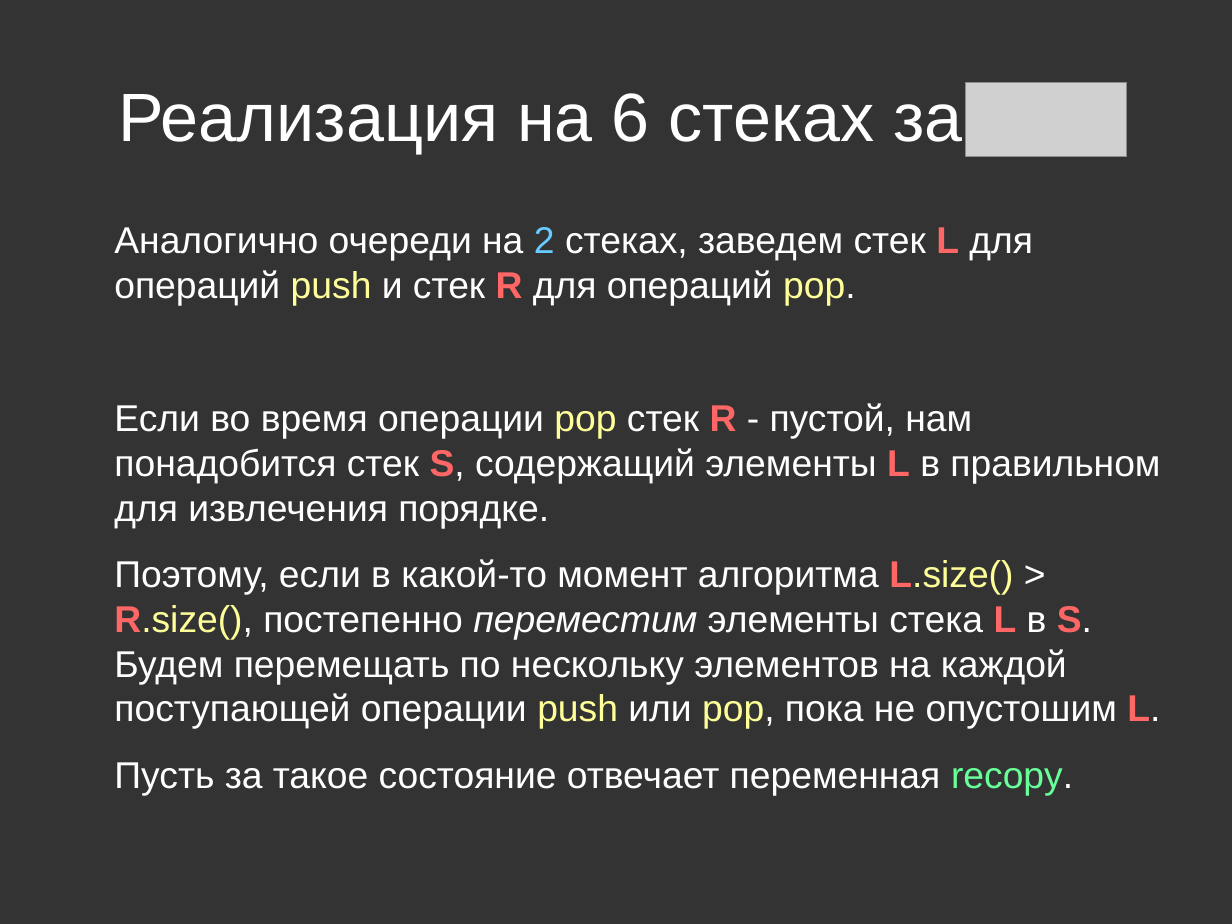
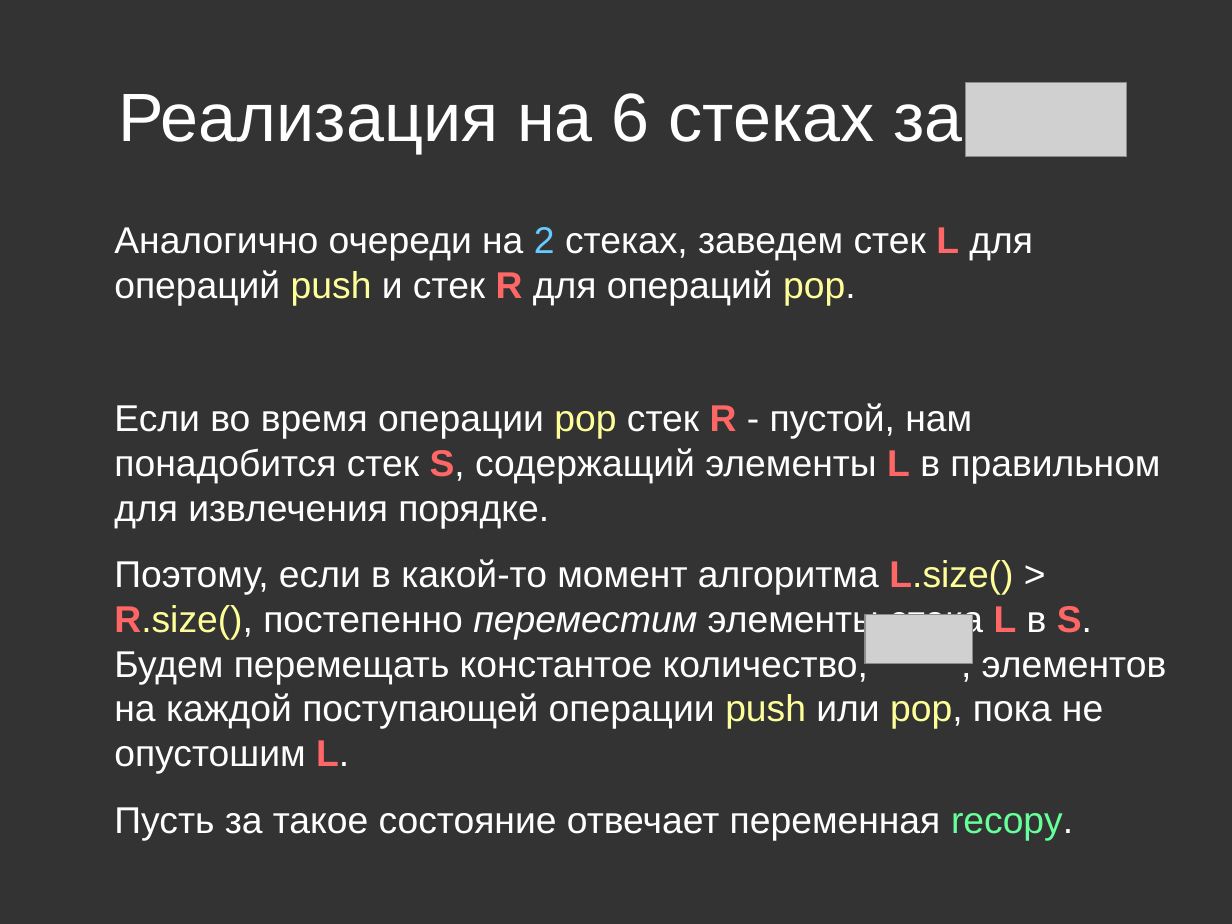
Before and after one commit to Arvolear/Visualizers, a slide deck: slide 9 of Queue_on_six_stacks/Presentation/Sueue.odp (slide 7 before the commit). Drawn at 1232x924 pixels with LibreOffice and Linux fonts; fonts in the diff are those of the drawing; grey boxes stand for pictures. Boxes give left, top, right and bottom in pixels: in the first picture for what was removed or moved away, otherwise in the second. Text is boxed around its words. In the diff, an @@ line names an element or a change of style, - is before the commit and + after.

```diff
--- a/Queue_on_six_stacks/Presentation/Sueue.odp
+++ b/Queue_on_six_stacks/Presentation/Sueue.odp
@@ text at (x1=114, y1=559, x2=1167, y2=774): text changed @@
-Поэтому, если в какой-то момент алгоритма L.size() > R.size(), постепенно переместим элементы стека L в S. Будем перемещать по нескольку элементов на каждой поступающей операции push или pop, пока не опустошим L.
+Поэтому, если в какой-то момент алгоритма L.size() > R.size(), постепенно переместим элементы стека L в S. Будем перемещать константое количество, , элементов на каждой поступающей операции push или pop, пока не опустошим L.
@@ picture added at (x1=865, y1=615, x2=973, y2=664) @@
```
Also in this commit, not shown: 1 other slide changed, 3 slides added, 5 other files.
